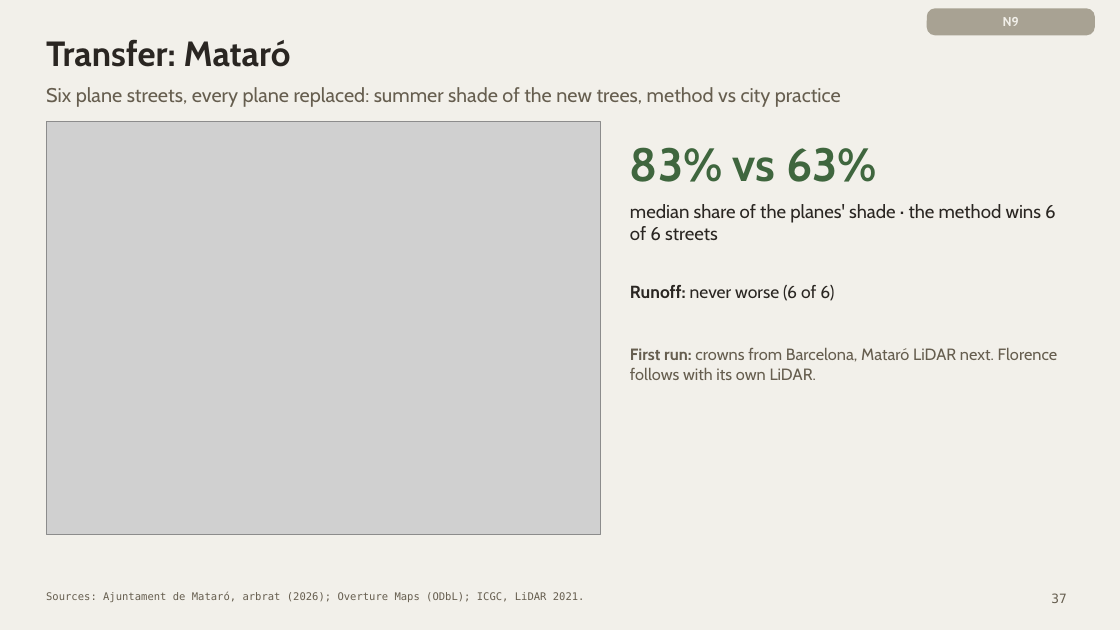
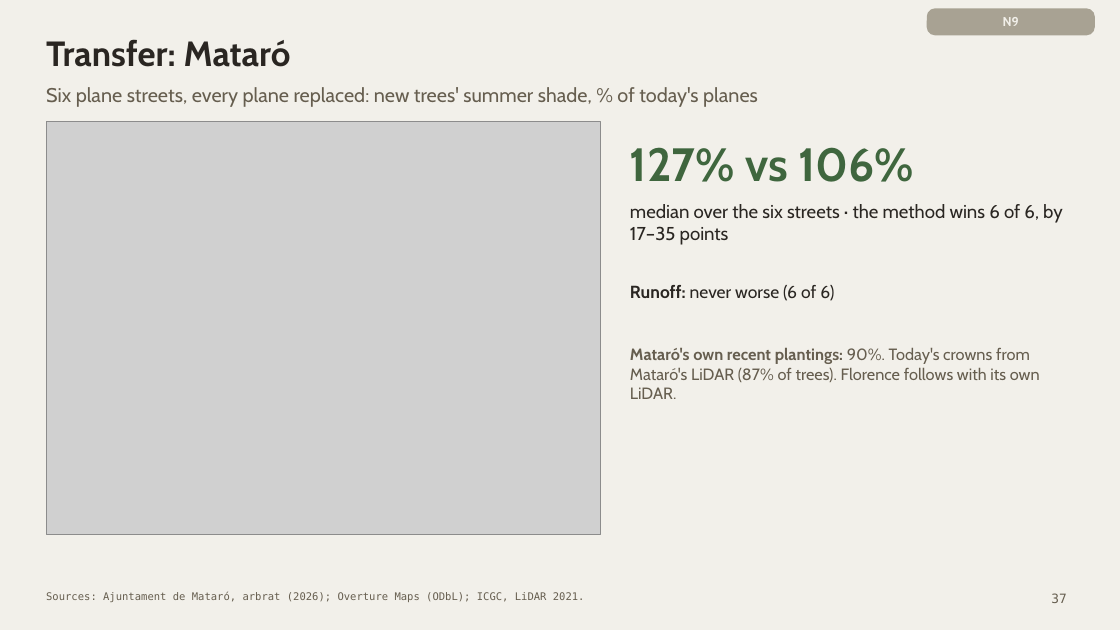
Before and after one commit to giofox96/shade-and-sponge, a slide deck: slide 37 of slides/final/shade_and_sponge_final_new.pptx. Drawn at 1120x630 pixels with LibreOffice and Linux fonts; fonts in the diff are those of the drawing; grey boxes stand for pictures. Boxes give left, top, right and bottom in pixels: in the first picture for what was removed or moved away, otherwise in the second. Text is boxed around its words. In the diff, an @@ line names an element or a change of style, - is before the commit and + after.

```diff
--- a/slides/final/shade_and_sponge_final_new.pptx
+++ b/slides/final/shade_and_sponge_final_new.pptx
@@ text at bbox=[46, 87, 758, 107]: text changed @@
-Six plane streets, every plane replaced: summer shade of the new trees, method vs city practice
+Six plane streets, every plane replaced: new trees' summer shade, % of today's planes
@@ text at bbox=[630, 147, 1063, 245]: text changed @@
-83% vs 63%
-median share of the planes' shade · the method wins 6 of 6 streets
+127% vs 106%
+median over the six streets · the method wins 6 of 6, by 17–35 points
@@ text at bbox=[630, 348, 1040, 399]: text changed @@
-First run: crowns from Barcelona, Mataró LiDAR next. Florence follows with its own LiDAR.
+Mataró's own recent plantings: 90%. Today's crowns from Mataró's LiDAR (87% of trees). Florence follows with its own LiDAR.
```
Also in this commit, not shown: 2 other slides changed, 4 other files.
